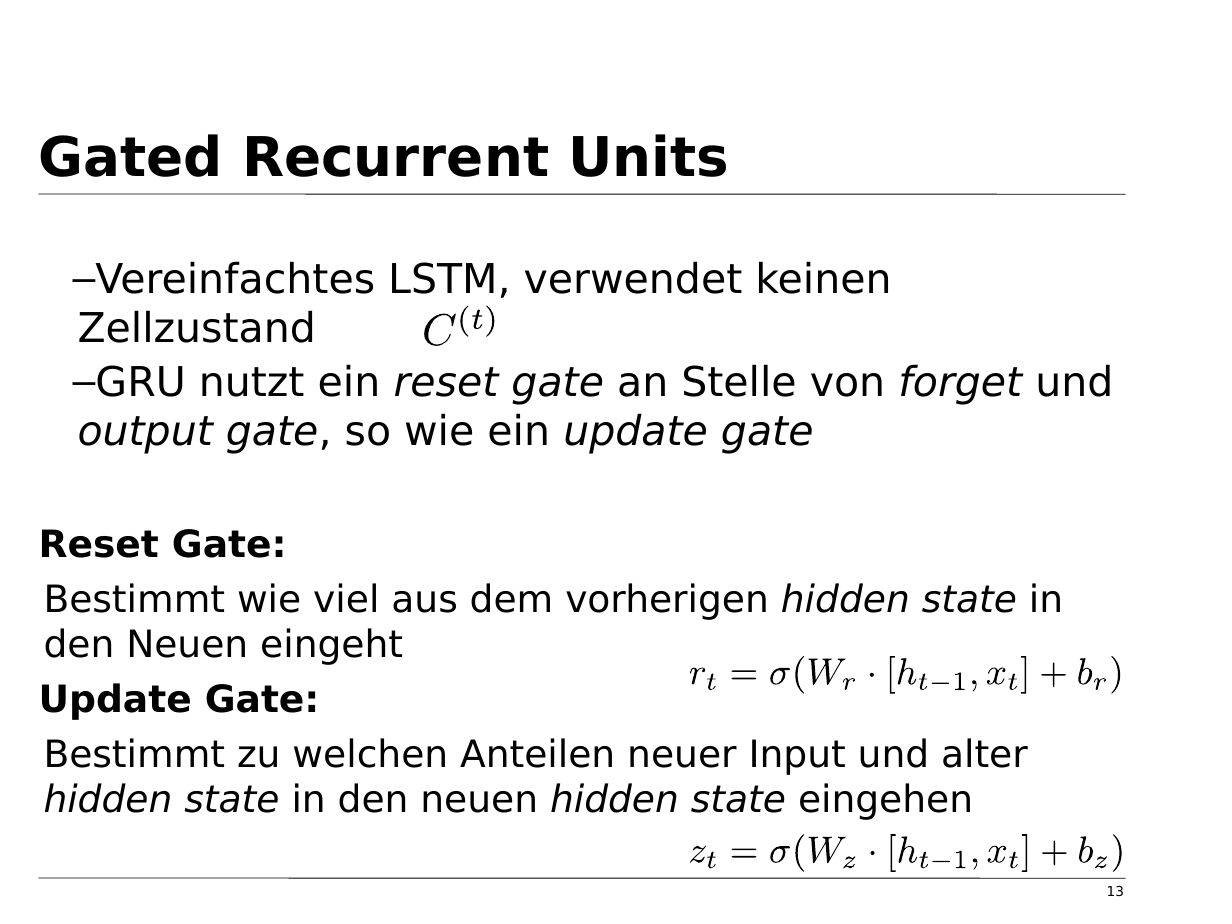
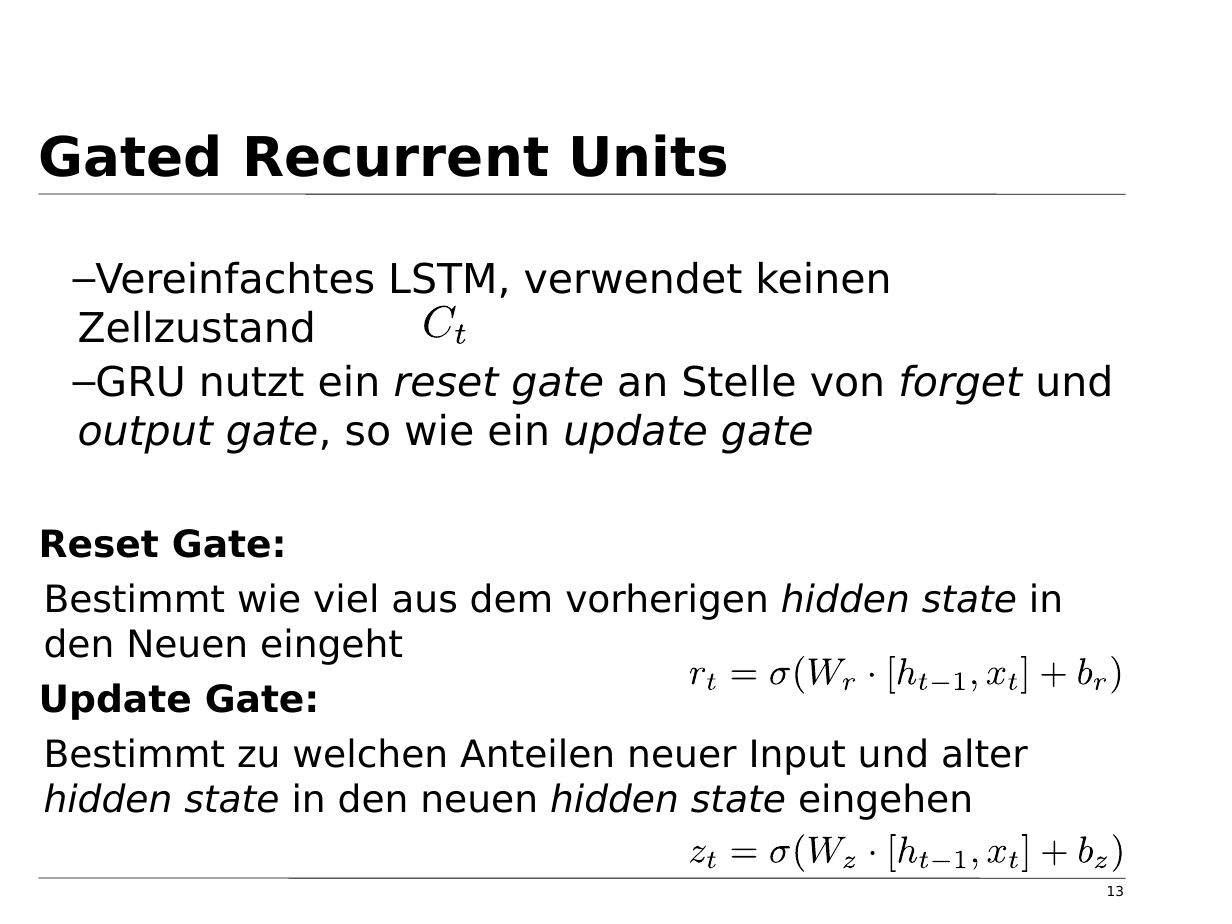
Before and after one commit to tfassbender/deep_learning_team_rnn, a slide deck: slide 13 of vorlesung/vorlesung_rnn_lstm_malte.odp. Drawn at 1232x924 pixels with LibreOffice and Linux fonts; fonts in the diff are those of the drawing; background and template pictures are left out. Boxes give left, top, right and bottom in pixels: in the first picture for what was removed or moved away, otherwise in the second. Text is boxed around its words. In the diff, an @@ line names an element or a change of style, - is before the commit and + after.

```diff
--- a/vorlesung/vorlesung_rnn_lstm_malte.odp
+++ b/vorlesung/vorlesung_rnn_lstm_malte.odp
@@ freeform shape: place and size @@
-freeform shape at [424, 314, 456, 346]
+freeform shape at [424, 306, 456, 338]
@@ freeform shape: place and size @@
-freeform shape at [472, 309, 483, 329]
+freeform shape at [455, 324, 466, 344]
@@ freeform shape removed at [461, 306, 469, 336] @@
@@ freeform shape removed at [487, 306, 495, 336] @@
```
Also in this commit, not shown: 7 other slides changed.
